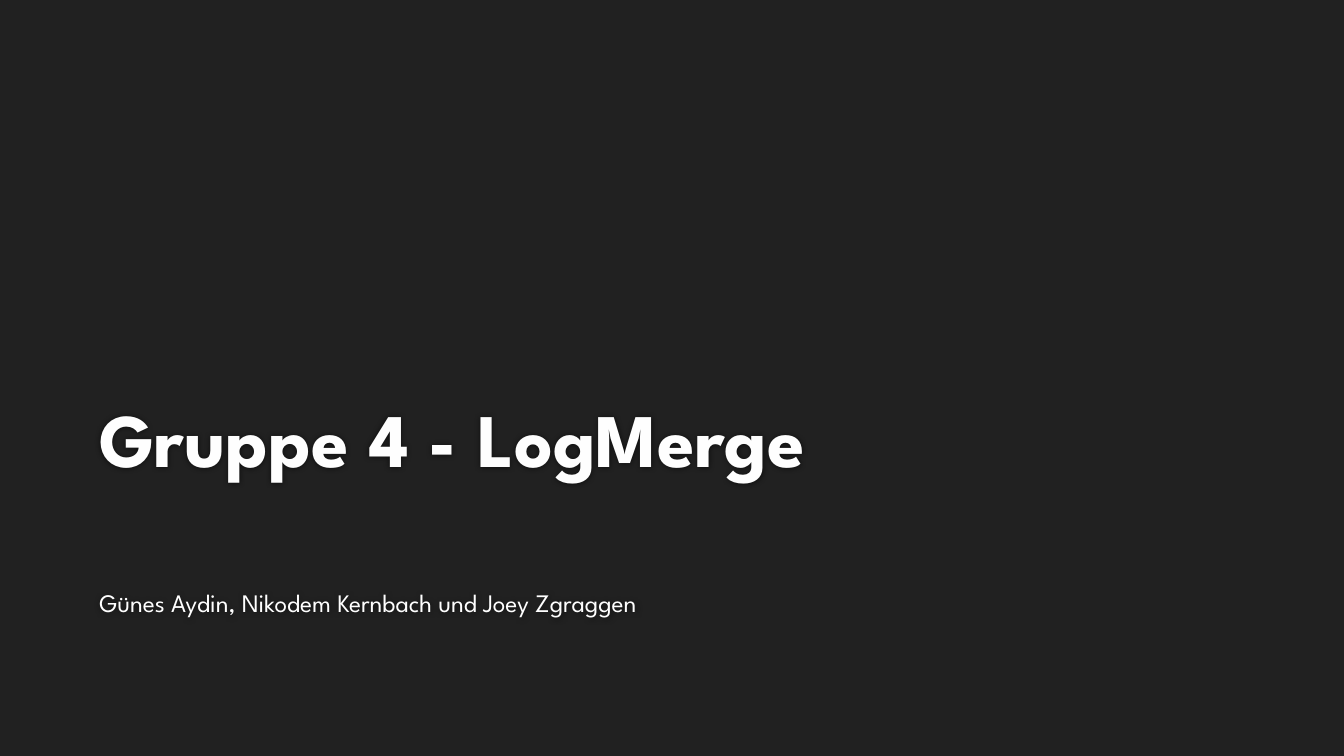
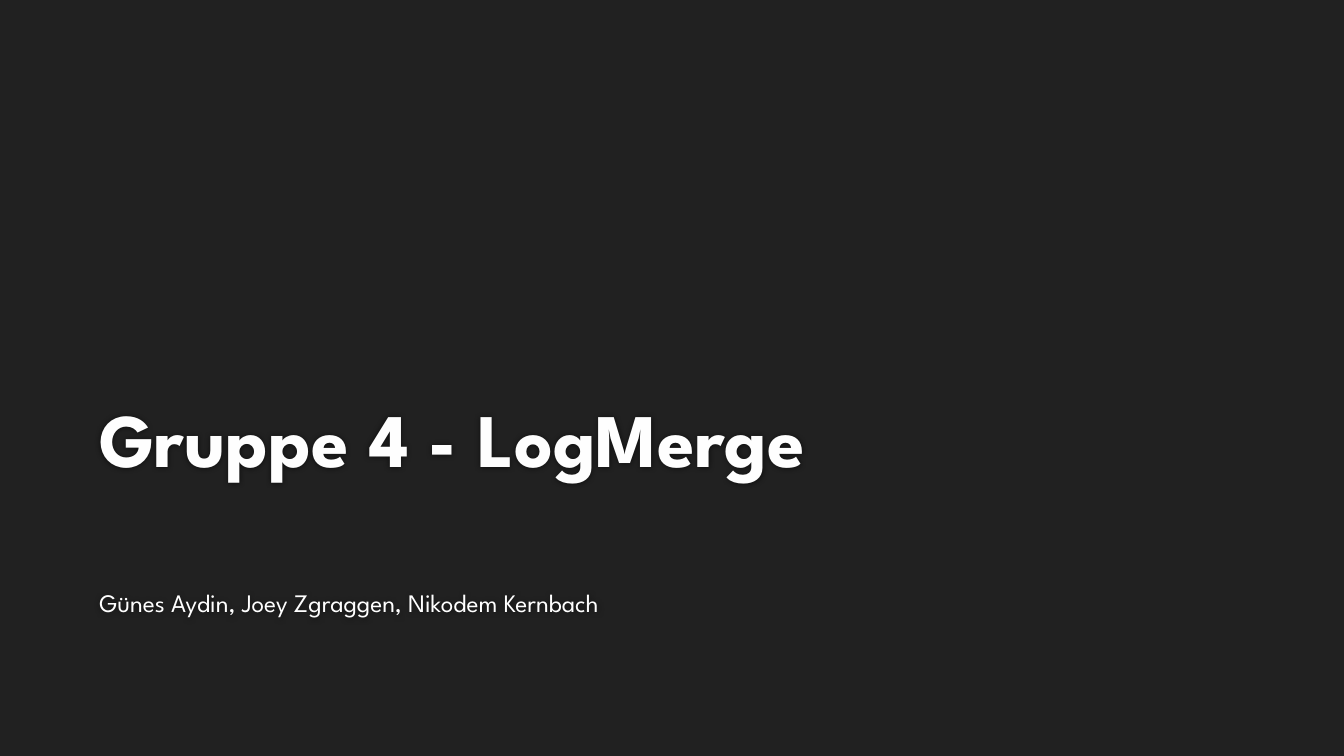
Before and after one commit to cn-uofbasel/BACnet, a slide deck: slide 1 of groups/04-logMerge/presentations/endpresentation.pptx. Drawn at 1344x756 pixels with LibreOffice and Linux fonts; fonts in the diff are those of the drawing; background and template pictures are left out. Boxes give left, top, right and bottom in pixels: in the first picture for what was removed or moved away, otherwise in the second. Text is boxed around its words. In the diff, an @@ line names an element or a change of style, - is before the commit and + after.

```diff
--- a/groups/04-logMerge/presentations/endpresentation.pptx
+++ b/groups/04-logMerge/presentations/endpresentation.pptx
@@ subtitle at box(99, 594, 599, 618): text changed @@
-Günes Aydin, Nikodem Kernbach und Joey Zgraggen
+Günes Aydin, Joey Zgraggen, Nikodem Kernbach
```
Also in this commit, not shown: 6 other slides changed, 6 slides added, 6 other files.
